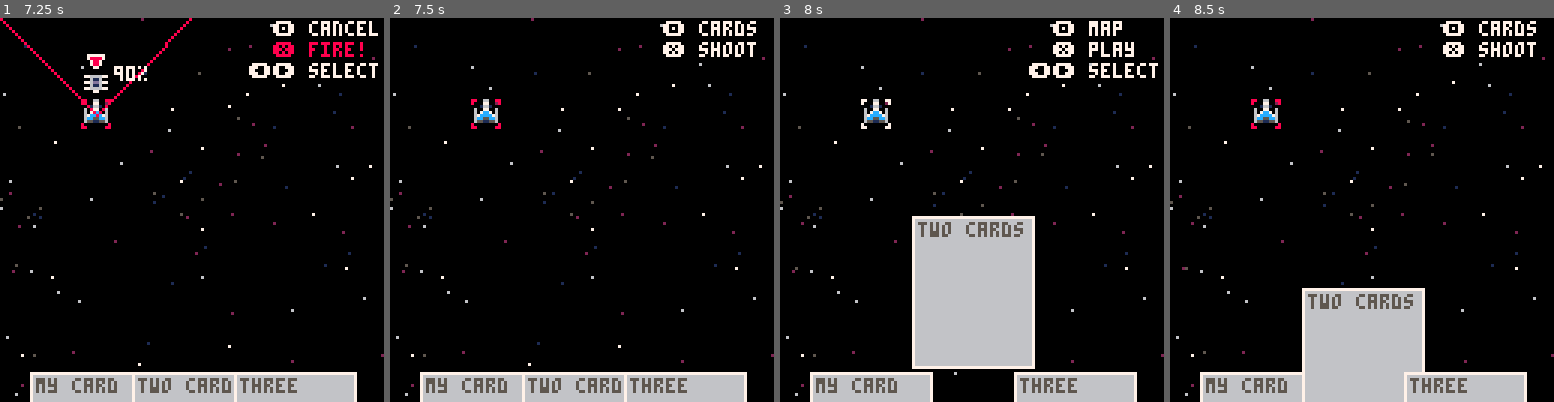
Above: before the commit, frames 1-4 (left to right).
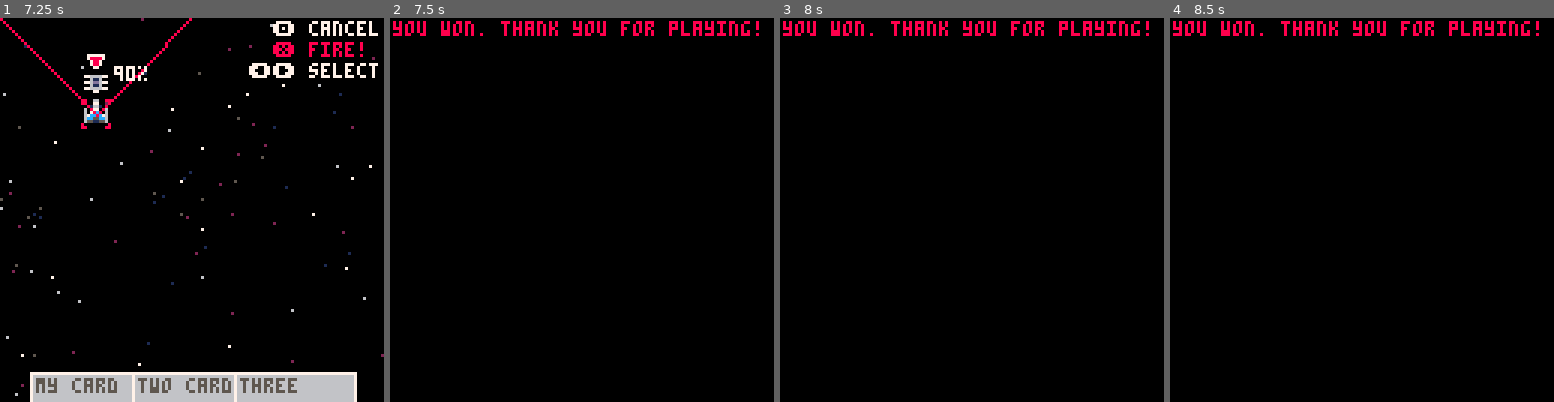
Above: after the commit, the same moments.

Repository: karjona/ondatra
Game: PICO-8 cartridge ondatra.p8
The game is run twice, just before and just after one commit, with the same random seed, the same clock (stepped at 60 frames per second) and the same inputs.
Inputs:
- Up to frame 1 (7.25 s): tap O (Z key) at 0.33, 0.7, 1.43, 2.22, 3.1, 3.98, 4.87, 5.75, 6.63 s; tap X (X key) at 1.07, 2.07, 2.4, 2.73, 3.07, 3.4, 3.73, 4.07, 4.4, 4.73, 5.07, 5.4, 5.73, 6.07, 6.4, 6.73, 7.07 s; hold Left 1.97-2.37 s; hold Down 2.42-2.82 s; hold Right 2.87-3.53 s; hold Up 3.58-4.08 s; hold Right 4.13-4.53 s; hold Down 4.58-5.08 s; hold Left 5.13-5.8 s; hold Up 5.85-6.18 s; hold Left 6.23-6.63 s; hold Down 6.68-7.08 s; hold Right from 7.13 s (still down)
- Up to frame 2 (7.5 s): keep holding Right; tap X (X key) at 7.4 s
- Up to frame 3 (8 s): tap O (Z key) at 7.52 s; tap X (X key) at 7.73 s; release Right at 7.8 s; hold Up from 7.85 s (still down)
- Up to frame 4 (8.5 s): tap X (X key) at 8.07, 8.4 s; release Up at 8.35 s; tap O (Z key) at 8.4 s; hold Right from 8.4 s (still down)

Frame 1 is identical in both runs. In frame 2, 9.7% of the frame differs, in the area x 0-100%, y 0-100%; in frame 3, 21%; in frame 4, 17%.

Commit message:
Add win scene

Diff:
--- a/ondatra.p8
+++ b/ondatra.p8
@@ -13,6 +13,7 @@
 -- scenes
 #include src/scenes/logo.lua
 #include src/scenes/battle.lua
+#include src/scenes/won.lua
 
 -- utilities
 #include src/utilities/say.lua
--- a/src/scenes/battle.lua
+++ b/src/scenes/battle.lua
@@ -6,11 +6,16 @@
   battle_phase = "shoot"
 
   local ship_moved = false
+  local enemies_left = 0
   for entity in all(entities) do
     if entity.type == "ship" then
       -- destroy ship if health is 0
       if entity.health <= 0 then
         del(entities, entity)
+      end
+
+      if entity.owner == "cpu" then
+        enemies_left += 1
       end
 
       -- animate ship movement
@@ -36,6 +41,12 @@
       end
     end
   end
+
+  if enemies_left == 0 then
+    _drw = drw_won
+    _upd = upd_won
+  end
+
   if ship_moved then moving_ships = true else moving_ships = false end
 
   -- select the active ship
--- /dev/null
+++ b/src/scenes/won.lua
@@ -0,0 +1,9 @@
+function upd_won()
+end
+
+function drw_won()
+  cls()
+  cursor(1, 1)
+  color(8)
+  print("you won. thank you for playing!")
+end
